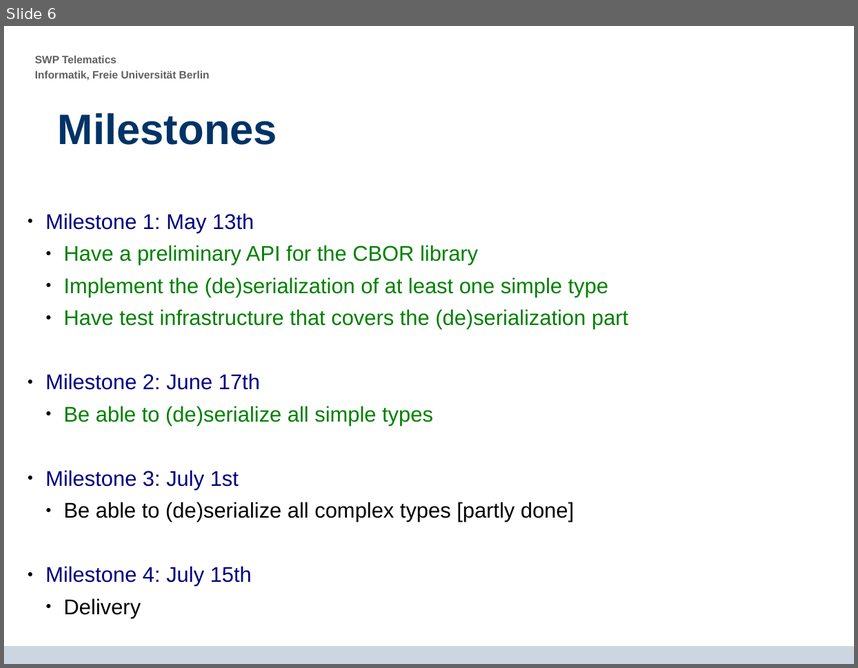
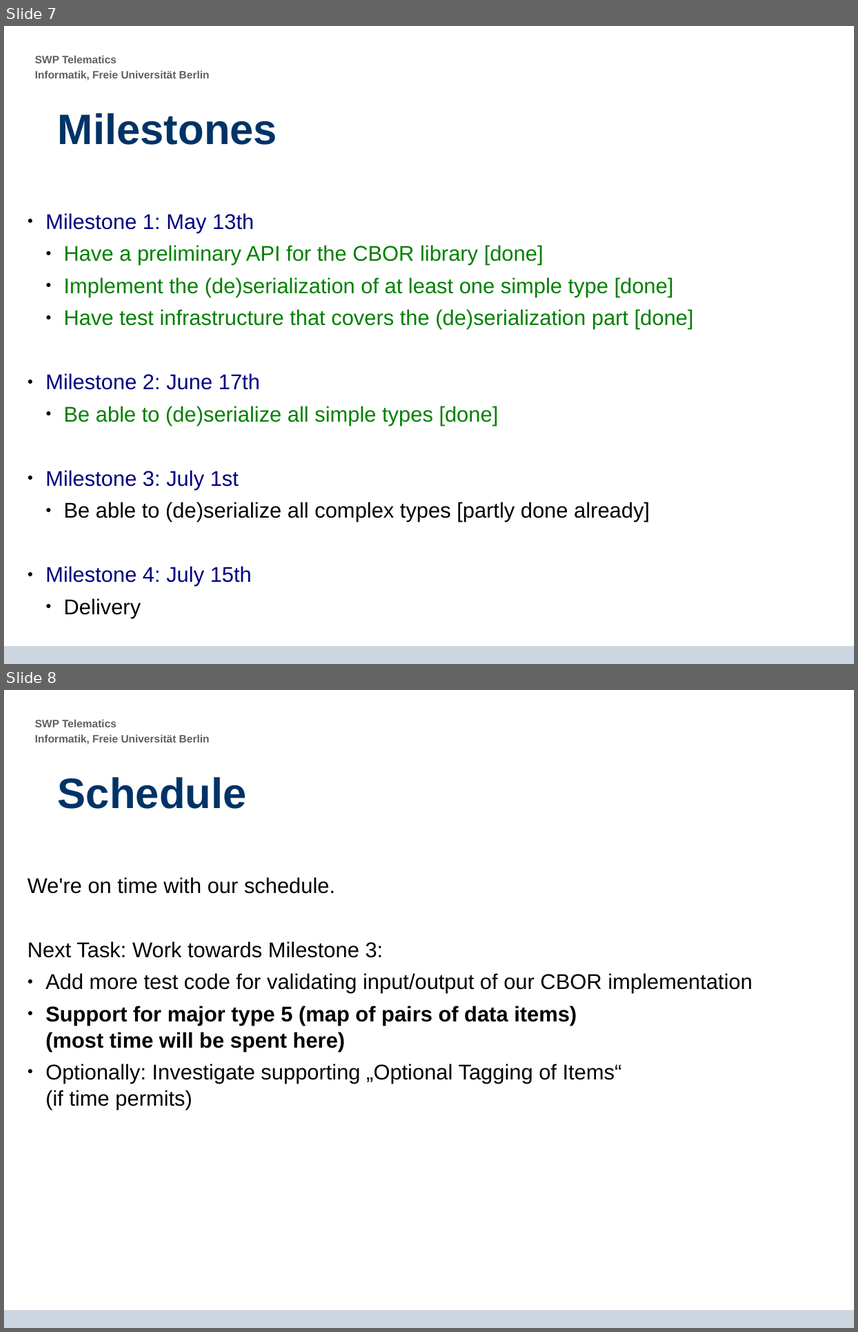
Before and after one commit to krf/cbor-for-riot, a slide deck: CBOR-Presentation_2014-06-17.odp. Shown one above the other, each under a label of ours: slide 6 before the commit, slides 7 and 8 after it. The pictures are 858x668 and 858x1332 pixels, drawn with LibreOffice and Linux fonts; fonts in the diff are those of the drawing; background and template pictures are left out. Boxes give left, top, right and bottom in pixels: in the first picture for what was removed or moved away, otherwise in the second. Text is boxed around its words. In the diff, an @@ line names an element or a change of style, - is before the commit and + after.

```diff
--- a/CBOR-Presentation_2014-06-17.odp
+++ b/CBOR-Presentation_2014-06-17.odp
@@ slide 8 added at bbox=[4, 690, 854, 1328], background #FFFFFF; not listed: 2 template elements that a slide beside it also shows @@
@@ title added at bbox=[58, 777, 247, 809], 39.7 pt, text #003366, bold @@
+Schedule
@@ text added at bbox=[27, 877, 752, 1109], 19.9 pt, text #000000 @@
+We're on time with our schedule.
+Next Task: Work towards Milestone 3:
+● Add more test code for validating input/output of our CBOR implementation
+● Support for major type 5 (map of pairs of data items)
+  (most time will be spent here)
+● Optionally: Investigate supporting „Optional Tagging of Items“
+  (if time permits)
@@ what was slide 6 is now slide 7 @@
@@ slide 7 changed as well @@
@@ text at bbox=[64, 245, 694, 329]: text changed @@
-  ● Have a preliminary API for the CBOR library
-  ● Implement the (de)serialization of at least one simple type
-  ● Have test infrastructure that covers the (de)serialization part
+  ● Have a preliminary API for the CBOR library [done]
+  ● Implement the (de)serialization of at least one simple type [done]
+  ● Have test infrastructure that covers the (de)serialization part [done]
@@ text at bbox=[64, 405, 499, 425]: text changed @@
-  ● Be able to (de)serialize all simple types
+  ● Be able to (de)serialize all simple types [done]
@@ text at bbox=[64, 501, 650, 521]: text changed @@
-  ● Be able to (de)serialize all complex types [partly done]
+  ● Be able to (de)serialize all complex types [partly done already]
```
Also in this commit, not shown: 4 other slides changed, 3 other slides added, 1 slide removed.
